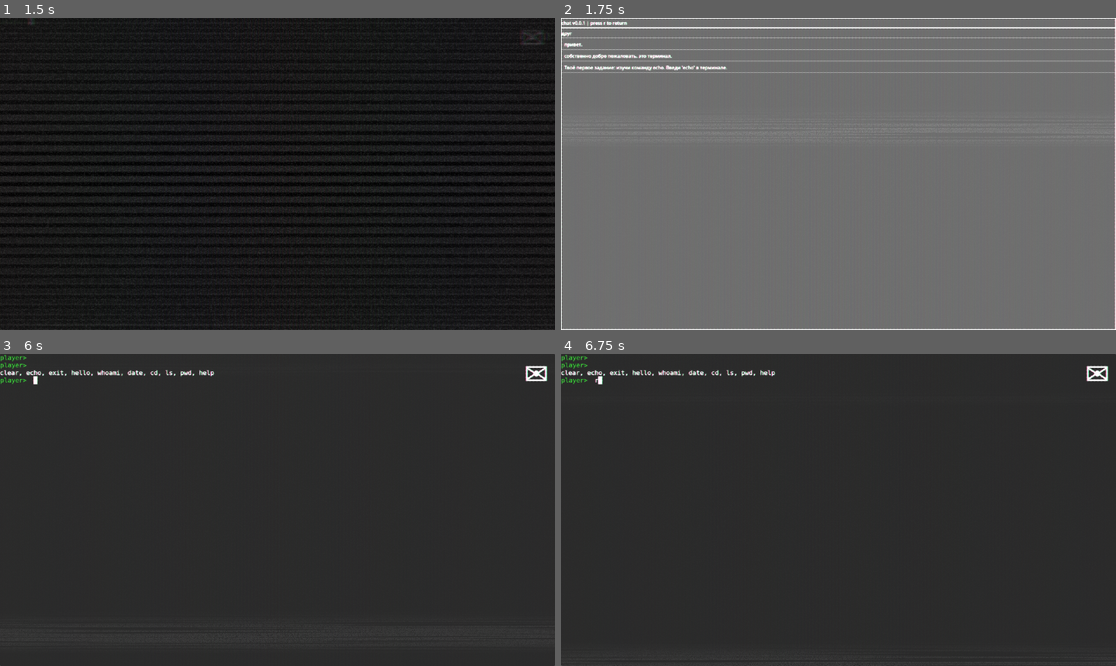
Above: before the commit, frames 1-4 (two rows, left to right).
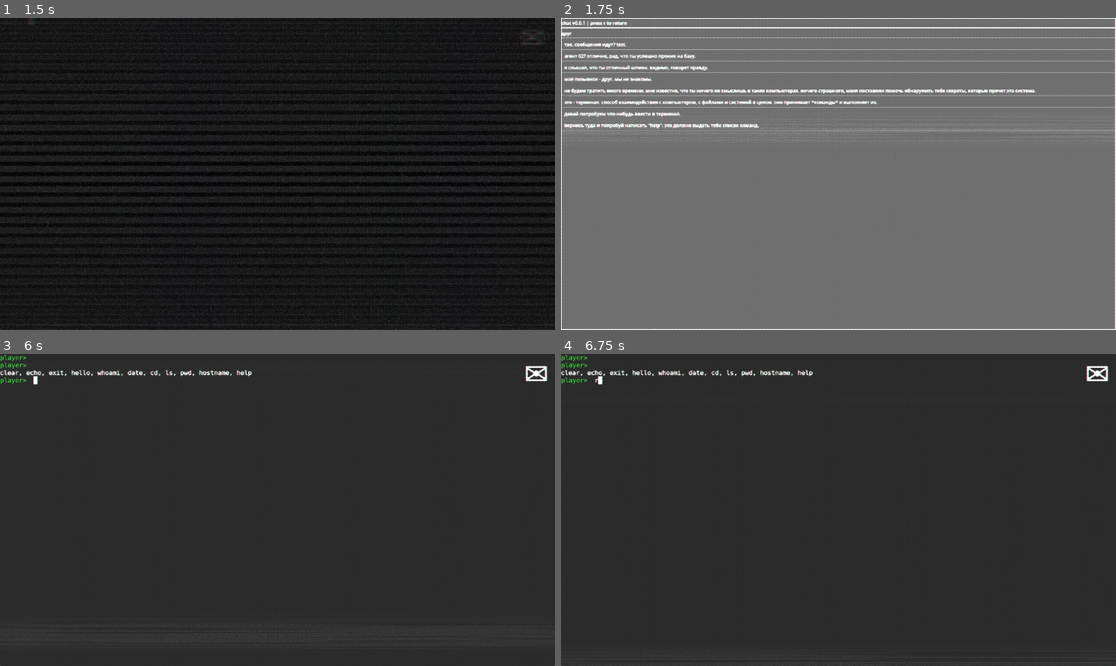
Above: after the commit, the same moments.

Repository: defonisek/linux_term_game
Game: Godot game, scene res://scenes/main_screen.tscn
The game is run twice, just before and just after one commit, with the same random seed, the same clock (stepped at 60 frames per second) and the same inputs.
Inputs (mouse positions are in pixels of both pictures, inside the frame that each line leads up to):
- Up to frame 1 (1.5 s): click "Уровень 1" at 0.5 s; click (532, 39) at 1.25 s
- Up to frame 2 (1.75 s): no input
- Up to frame 3 (6 s): tap R at 2, 2.1 s; move the mouse to (399, 494) at 2.02 s; hold Right 2.03-2.78 s; click (399, 494) at 2.17 s; tap Space at 2.75, 4.25, 5.75 s; move the mouse to (166, 525) at 2.77 s; hold Left 2.78-3.53 s; tap Enter at 2.85, 3.5, 5 s; move the mouse to (333, 441) at 3.52 s; hold Right 3.53-5.03 s; tap Keypad Enter at 3.6 s; move the mouse to (249, 572) at 4.27 s; tap Backspace at 4.35 s; click (249, 572) at 4.42 s; move the mouse to (444, 556) at 5.02 s; hold Left from 5.03 s (still down); tap Delete at 5.1 s; move the mouse to (111, 463) at 5.77 s; tap Tab at 5.85 s
- Up to frame 4 (6.75 s): keep holding Left; move the mouse to (866, 510) at 6.52 s; tap R at 6.6 s; click (866, 510) at 6.67 s

Frame 1 is identical in both runs. In frame 2, 3.3% of the frame differs, in the area x 0-100%, y 7-37%; in frame 3, 0.1%; in frame 4, 0.1%.

Commit message:
feat: hostname and plot changes

Diff:
--- a/src/scenes/main_screen.gd
+++ b/src/scenes/main_screen.gd
@@ -17,9 +17,14 @@
 		{
 			"type": "send_mail",
 			"messages": [
-				"привет.",
-				"собственно добро пожаловать. это терминал.",
-                "Твоё первое задание: изучи команду echo. Введи 'echo' в терминале."
+				"так. сообщения идут? test.",
+				"агент 02? отлично, рад, что ты успешно проник на базу.",
+				"я слышал, что ты отличный шпион. видимо, говорят правду.",
+				"моё позывное - друг. мы не знакомы.",
+				"не будем тратить много времени. мне известно, что ты ничего не смыслишь в таких компьютерах. ничего страшного, меня поставили помочь обнаружить тебе секреты, которые прячет эта система.",
+				"это - терминал. способ взаимодействия с компьютером, с файлами и системой в целом. оно принимает *команды* и выполняет их.",
+				"давай попробуем что-нибудь ввести в терминал.",
+                "вернись туда и попробуй написать \"help\". это должно выдать тебе список команд."
 			]
 		},
 		{ "type": "wait_for_chat_read" },
--- a/src/terminal/commands.gd
+++ b/src/terminal/commands.gd
@@ -150,6 +150,12 @@
 	_register_command(cmd_obj)
 
 	cmd_obj = TerminalCommand.new()
+	cmd_obj.name = "hostname"
+	cmd_obj.description = "Show the system's host name."
+	cmd_obj.callable = _cmd_hostname
+	_register_command(cmd_obj)
+
+	cmd_obj = TerminalCommand.new()
 	cmd_obj.name = "help"
 	cmd_obj.description = "List the available commands."
 	cmd_obj.callable = _cmd_help
@@ -337,3 +343,7 @@
 func _cmd_pwd() -> void:
 	_terminal.print_on_terminal(_terminal.cwd)
 	command_finished.emit()
+
+func _cmd_hostname() -> void:
+	_terminal.print_on_terminal("secret-lab-34")
+	command_finished.emit()
